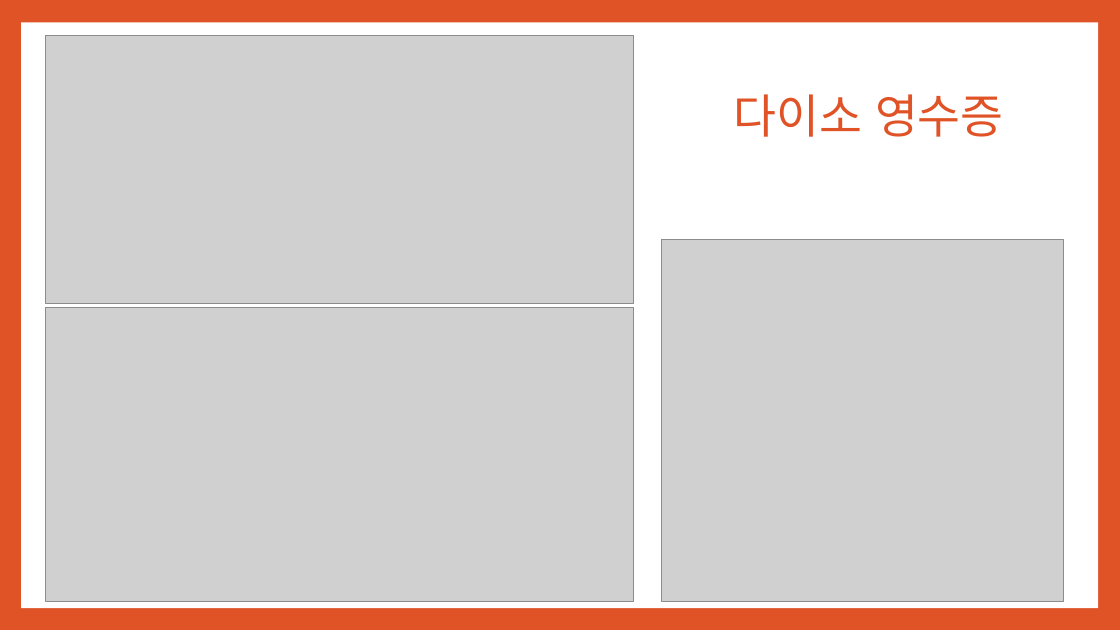
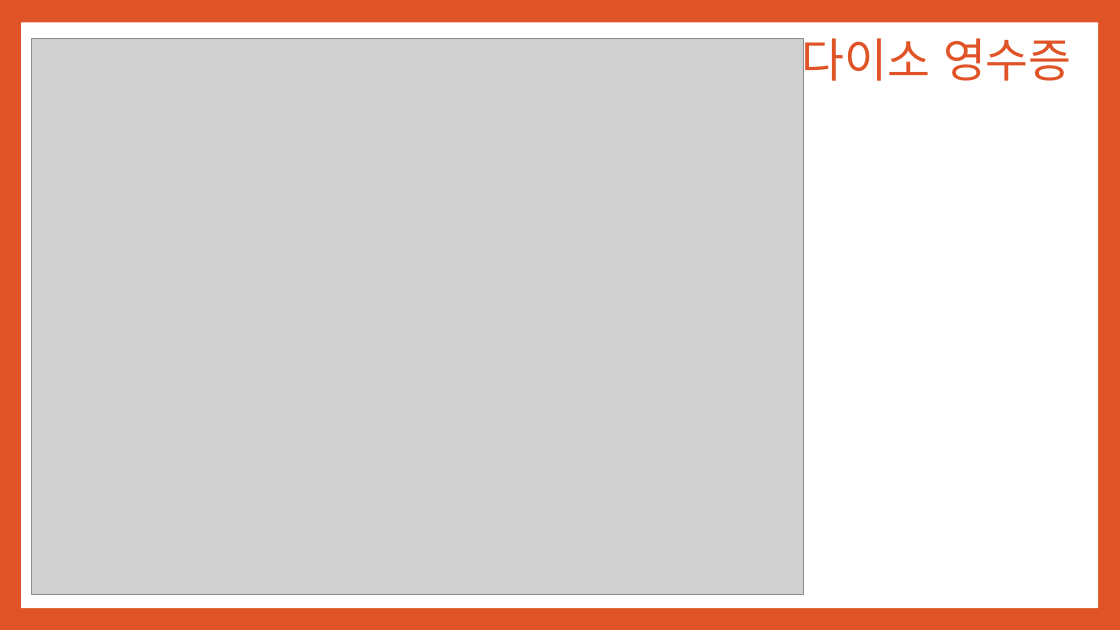
Before and after one commit to noheul1030/KOPO-JAVA2, a slide deck: slide 6 of 자바심화PPT과제/자바심화 5강.pptx. Drawn at 1120x630 pixels with LibreOffice and Linux fonts; fonts in the diff are those of the drawing; grey boxes stand for pictures. Boxes give left, top, right and bottom in pixels: in the first picture for what was removed or moved away, otherwise in the second. Text is boxed around its words. In the diff, an @@ line names an element or a change of style, - is before the commit and + after.

```diff
--- a/자바심화PPT과제/자바심화 5강.pptx
+++ b/자바심화PPT과제/자바심화 5강.pptx
@@ title "다이소 영수증": place and size @@
-title "다이소 영수증" at box(733, 94, 1004, 137)
+title "다이소 영수증" at box(801, 38, 1072, 89)
@@ title "다이소 영수증" at box(801, 38, 1072, 89): font Cabin to Arial @@
@@ picture added at box(32, 38, 804, 595) @@
@@ picture removed at box(46, 35, 634, 303) @@
@@ picture removed at box(661, 240, 1064, 602) @@
@@ picture removed at box(46, 308, 634, 602) @@
```
Also in this commit, not shown: 4 slides added, 6 other files.
